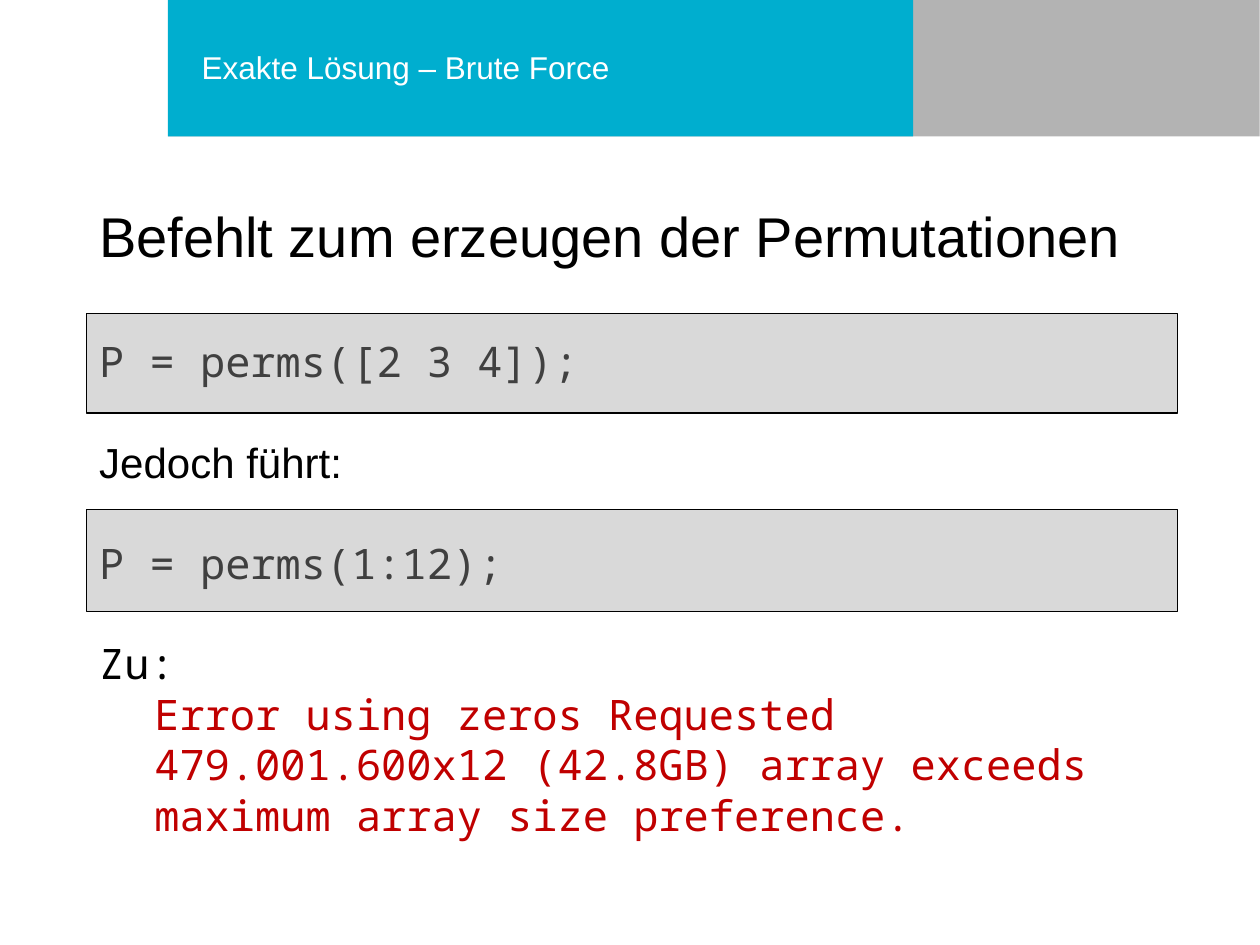
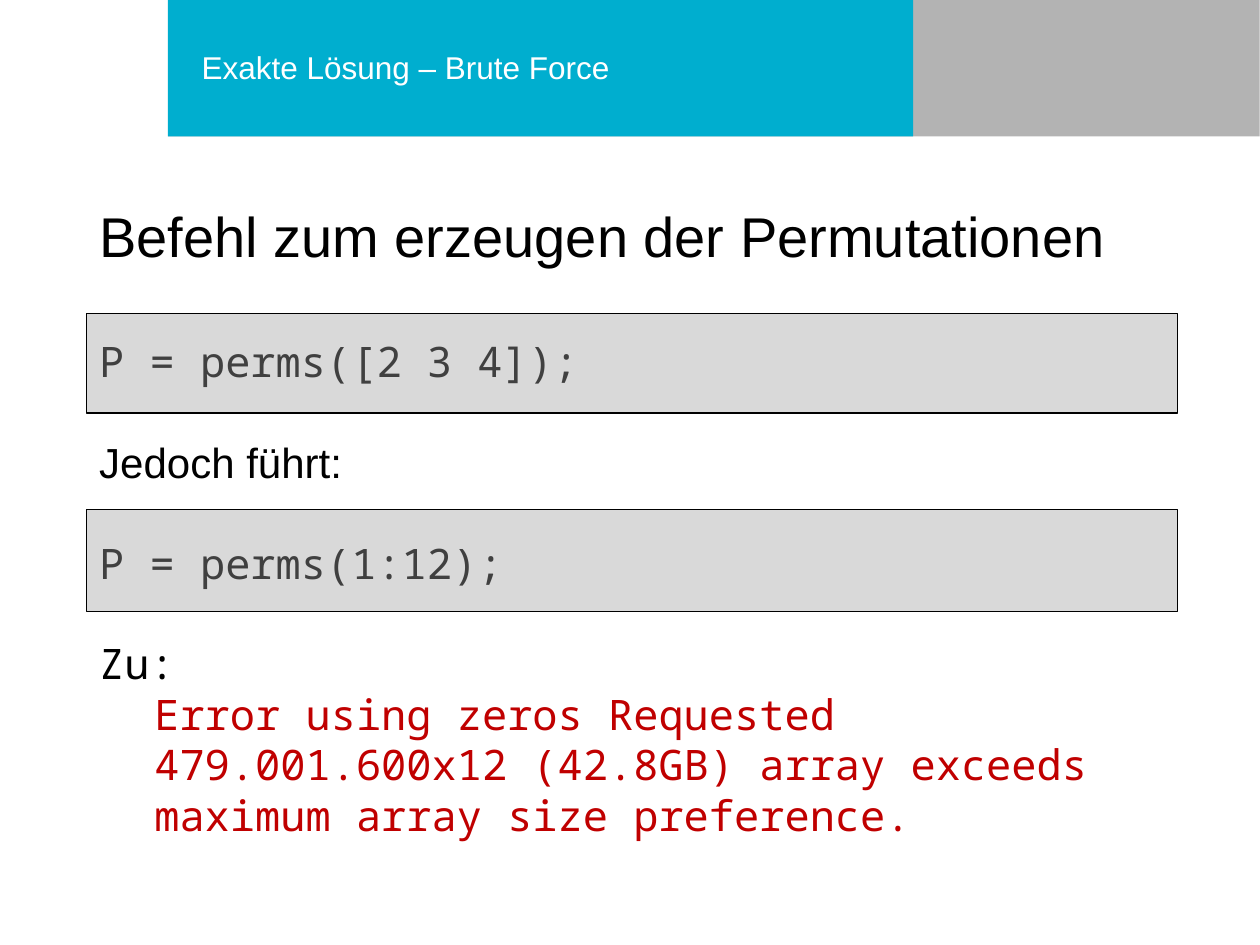
Before and after one commit to philurlaub/matlab2016, a slide deck: slide 6 of Präsentation.pptx (slide 7 before the commit). Drawn at 1260x945 pixels with LibreOffice and Linux fonts; fonts in the diff are those of the drawing; background and template pictures are left out. Boxes give left, top, right and bottom in pixels: in the first picture for what was removed or moved away, otherwise in the second. Text is boxed around its words. In the diff, an @@ line names an element or a change of style, - is before the commit and + after.

```diff
--- a/Präsentation.pptx
+++ b/Präsentation.pptx
@@ text at <box>99,216,1104,267</box>: text changed @@
-Befehlt zum erzeugen der Permutationen
+Befehl zum erzeugen der Permutationen
```
Also in this commit, not shown: 6 other slides changed, 4 slides added, 3 slides removed.
